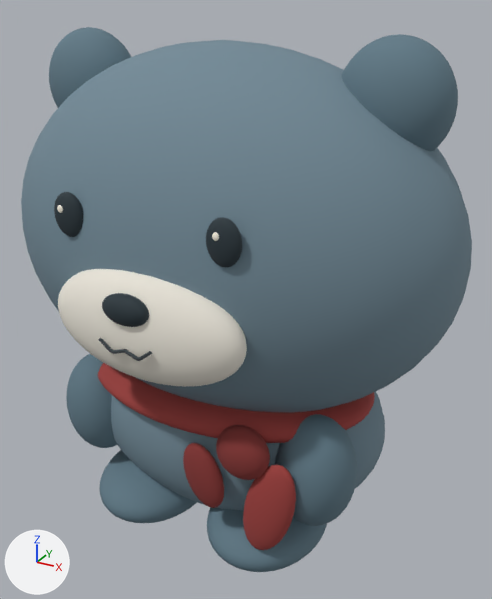
An edit to the glTF model web/public/avatars/otter-3d.glb, drawn before and after from the same camera.
Rendered twice from a camera (50 mm lens) standing at (0.00239, -0.00406, 0.0019) and looking at (0.00003, 0.00023, -0.00025). The lights are fixed; the arrows at lower left show +X, +Y and +Z. The picture after the commit comes second. Where no turn or scale is listed for an object, it has been applied to the vertices. Vertices at exactly the same position are counted once.

Objects in the first picture: 'body', 'ear_l', 'ear_r', 'foot_l', 'foot_r', 'head', 'muzzle', 'paw_l', 'paw_r', 'scarf_collar', 'scarf_knot', 'scarf_tail_long', 'scarf_tail_short' and 6 more.
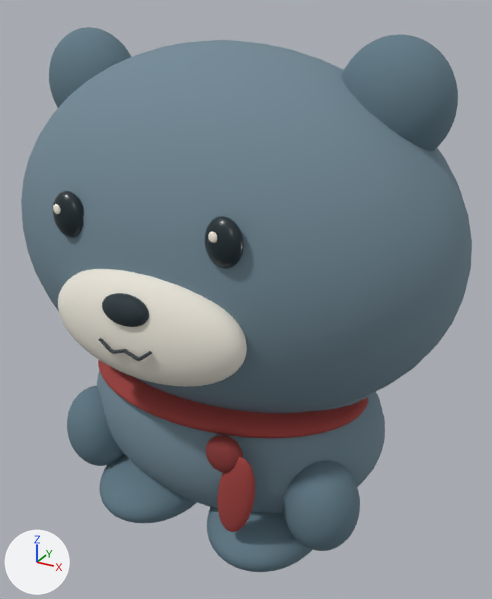
Location of each change, [x1, y1, x2, y2] in pixels of the pictures (492 x 599 px):
'paw_r', moved, rescaled (6% narrower, 19% shorter)
    before: [275, 414, 357, 526]
    after: [283, 461, 360, 551]
'scarf_collar', rescaled
    before: [98, 363, 375, 443]
    after: [98, 360, 369, 439]
'paw_l', moved, rescaled
    before: [66, 354, 117, 448]
    after: [67, 386, 124, 466]
'scarf_tail_long', deleted (red)
    before: [243, 465, 296, 550]
'scarf_knot', moved, rescaled (31% narrower, 30% shorter)
    before: [216, 425, 270, 480]
    after: [206, 435, 243, 473]
'scarf_tail', added (red)
    after: [217, 457, 255, 532]
'scarf_tail_short', deleted (red)
    before: [183, 443, 224, 508]

The change, as a diff of the scene's bpy script:
```diff
--- a/web/public/avatars/otter-3d.glb.py
+++ b/web/public/avatars/otter-3d.glb.py
@@ me_paw_l @@
 # used by ob_paw_l; location = (-0.00094, -0.00043, -0.00153)
-me_paw_l.from_pydata(...)  # 1106 vertices, 2208 faces; spans x -0.000293..0.000293, y -0.000283..0.000283, z 0.000002..0.000858
+me_paw_l.from_pydata(...)  # 1106 vertices, 2208 faces; spans x -0.000274..0.000274, y -0.000264..0.000264, z 0.000002..0.000718
+# me_paw_l part 1: the whole mesh is scaled about the mesh origin by (0.933, 0.931, 0.837)
 me_paw_l.materials.append(mat_plastic__607a87_roughness_0_86)
@@ me_paw_r @@
 # used by ob_paw_r; location = (0.00094, -0.00043, -0.00153)
-me_paw_r.from_pydata(...)  # 1106 vertices, 2208 faces; spans x -0.000293..0.000293, y -0.000283..0.000283, z 0.000002..0.000858
+me_paw_r.from_pydata(...)  # 1106 vertices, 2208 faces; spans x -0.000274..0.000274, y -0.000264..0.000264, z 0.000002..0.000718
+# me_paw_r part 2: the whole mesh is scaled about the mesh origin by (0.933, 0.931, 0.837)
 me_paw_r.materials.append(mat_plastic__607a87_roughness_0_86)
@@ me_scarf_collar @@
 # used by ob_scarf_collar; location = (0.0, -0.00001, -0.001)
-me_scarf_collar.from_pydata(...)  # 1106 vertices, 2208 faces; spans x -0.00117..0.00117, y -0.00081..0.00081, z 0.0..0.00044
+me_scarf_collar.from_pydata(...)  # 1106 vertices, 2208 faces; spans x -0.00113..0.00113, y -0.00078..0.00078, z 0.0..0.00032
+# me_scarf_collar part 3: the whole mesh is scaled about the mesh origin by (0.967, 0.964, 0.727)
 me_scarf_collar.materials.append(mat_plastic__9f3f3c_roughness_0_9)
@@ me_scarf_knot @@
 # used by ob_scarf_knot; location = (0.00055, -0.00076, -0.00108)
-me_scarf_knot.from_pydata(...)  # 1106 vertices, 2208 faces; spans x -0.000195..0.000195, y -0.000117..0.000117, z 0.000001..0.000399
+me_scarf_knot.from_pydata(...)  # 1106 vertices, 2208 faces; spans x -0.000137..0.000137, y -0.000088..0.000088, z 0.000001..0.000279
+# me_scarf_knot part 4: the whole mesh is scaled about the mesh origin by (0.7, 0.75, 0.7)
 me_scarf_knot.materials.append(mat_plastic__873432_roughness_0_9)
@@ me_scarf_tail @@
+me_scarf_tail.from_pydata(...)  # 1106 vertices, 2208 faces; spans x -0.000088..0.000206, y -0.000054..0.000054, z 0.000002..0.000668
+me_scarf_tail.materials.append(mat_plastic__9f3f3c_roughness_0_9)  # red #9f3f3c
@@ ob_paw_l @@
 ob_paw_l = bpy.data.objects.new('paw_l', me_paw_l)
-ob_paw_l.location = (-0.00094, -0.00043, -0.00153)
+ob_paw_l.location = (-0.001, -0.00043, -0.00173)
@@ ob_paw_r @@
 ob_paw_r = bpy.data.objects.new('paw_r', me_paw_r)
-ob_paw_r.location = (0.00094, -0.00043, -0.00153)
+ob_paw_r.location = (0.001, -0.00043, -0.00173)
@@ ob_scarf_collar @@
 ob_scarf_collar = bpy.data.objects.new('scarf_collar', me_scarf_collar)
-ob_scarf_collar.location = (0.0, -0.00001, -0.001)
+ob_scarf_collar.location = (0.0, -0.00001, -0.00094)
@@ ob_scarf_knot @@
 ob_scarf_knot = bpy.data.objects.new('scarf_knot', me_scarf_knot)
-ob_scarf_knot.location = (0.00055, -0.00076, -0.00108)
+ob_scarf_knot.location = (0.00043, -0.0008, -0.00105)
@@ ob_scarf_tail_long @@
-ob_scarf_tail_long = bpy.data.objects.new('scarf_tail_long', me_scarf_tail_long)
-ob_scarf_tail_long.location = (0.00065, -0.00075, -0.00167)
@@ ob_scarf_tail_short @@
-ob_scarf_tail_short = bpy.data.objects.new('scarf_tail_short', me_scarf_tail_short)
-ob_scarf_tail_short.location = (0.00034, -0.0008, -0.0014)
@@ ob_scarf_tail @@
+ob_scarf_tail = bpy.data.objects.new('scarf_tail', me_scarf_tail)
+ob_scarf_tail.location = (0.00047, -0.00082, -0.00154)
```
